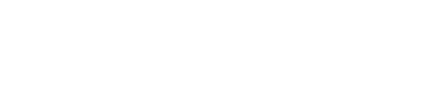
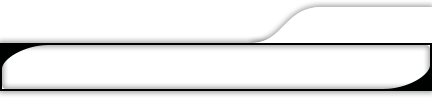
Before/after of a 432 × 98 layered artwork. What changed in the layer stack:
added group "frame2" with 8 layers above "frame のコピー" over 0, 7, 432, 91
added layer "レイヤー 1 のコピー" in group "frame2" over 252, 7, 318, 43
added layer "グループ 29 のコピー" in group "frame2" over 0, 43, 432, 91
showed "frame のコピー", painted on it over 0, 1, 432, 97
hid group "frame" (7 layers) over 252, 7, 318, 43
